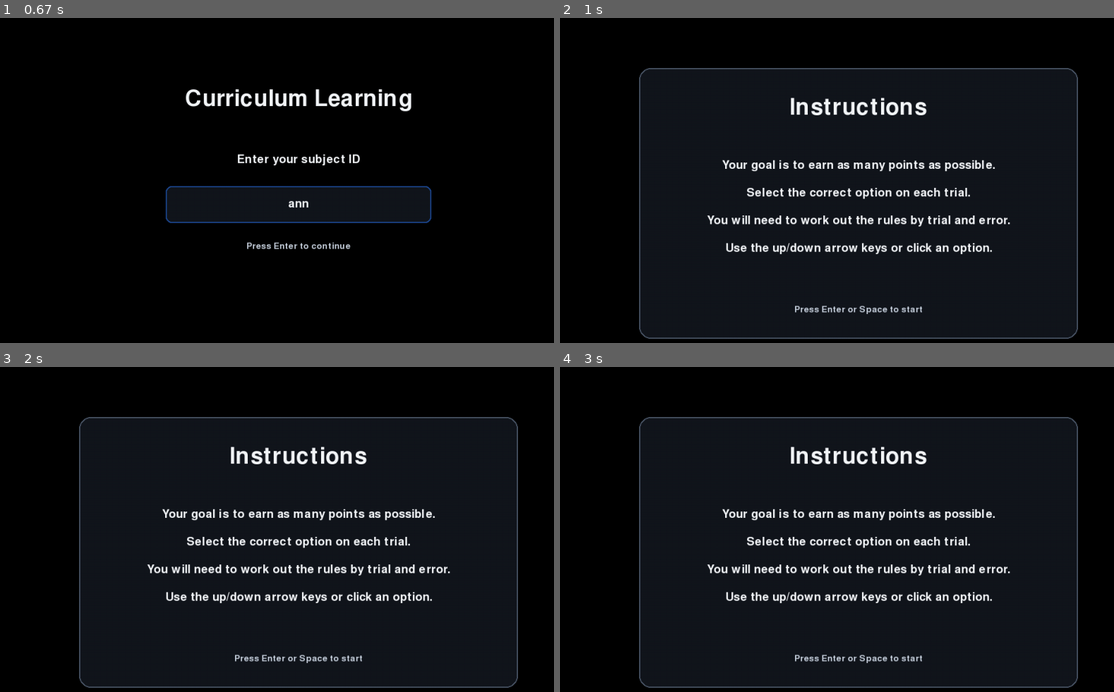
Above: before the commit, frames 1-4 (two rows, left to right).
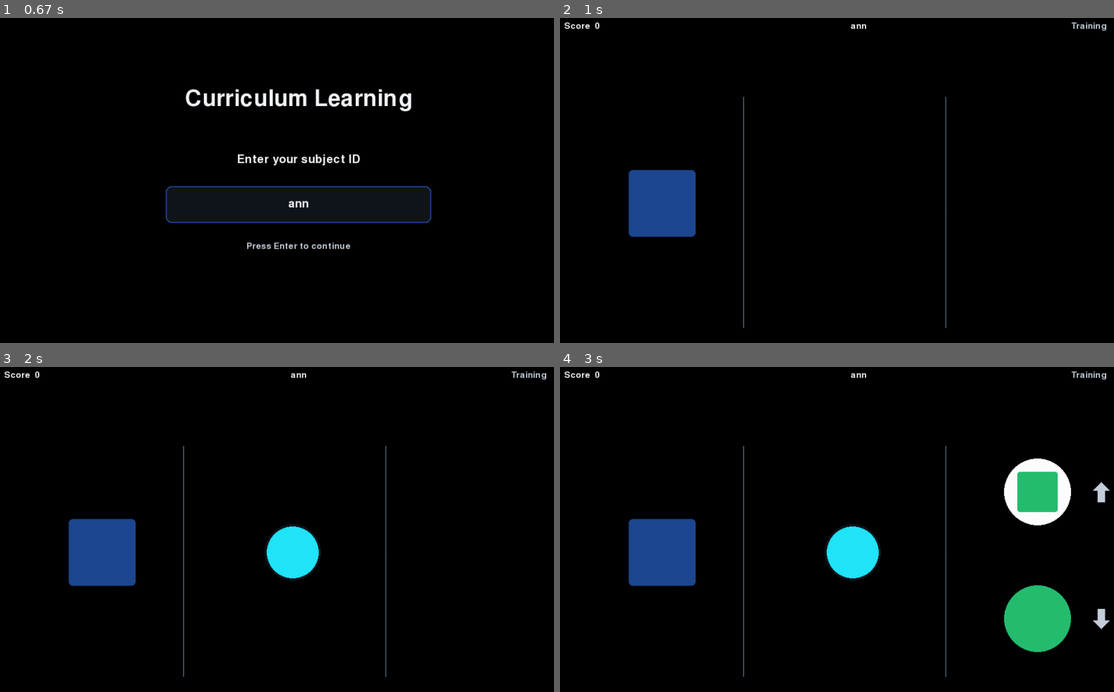
Above: after the commit, the same moments.

Repository: CarlLindersson/curriculum-learning
Game: pygame game, started from scripts/curriculum_pygame.py
Same seed, same stepped clock (60 frames per second), same inputs: the game is played once before the commit and once after it.
Inputs (mouse positions are in pixels of both pictures, inside the frame that each line leads up to):
- Up to frame 1 (0.67 s): type "ann" at 0.33 s
- Up to frame 2 (1 s): tap Enter at 0.67 s; click (859, 294) at 0.93 s, where only the run after the commit has a clickable "Start"
- Up to frame 3 (2 s): no input
- Up to frame 4 (3 s): no input

Frame 1 is identical in both runs. In frame 2, 66% of the frame differs, in the area x 0-99%, y 1-99%; in frame 3, 66%; in frame 4, 66%.

Commit message:
updated instructions

Diff:
--- a/scripts/curriculum_pygame.py
+++ b/scripts/curriculum_pygame.py
@@ -607,11 +607,13 @@
     START_POS = (210, 350)
     OPERATION_POS = (540, 350)
     OPTION_POSITIONS = ((860, 245), (860, 465))
+    FEEDBACK_OPTION_OFFSET = 120
     ALIAS_BUTTON_RECTS = (
         (250, 260, 600, 70),
         (250, 355, 600, 70),
         (250, 450, 600, 70),
     )
+    INSTRUCTION_START_RECT = (430, 480, 240, 60)
     PRIVACY_AGE_RECT = (105, 514, 28, 28)
     PRIVACY_PARTICIPATION_RECT = (105, 558, 28, 28)
     PRIVACY_AGE_HIT_RECT = (95, 506, 620, 42)
@@ -801,8 +803,17 @@
                     self.input_error = ""
             return
 
-        if self.screen is Screen.INSTRUCTIONS and event.type == pygame.KEYDOWN:
-            if event.key in (pygame.K_RETURN, pygame.K_SPACE):
+        if self.screen is Screen.INSTRUCTIONS:
+            if event.type == pygame.KEYDOWN and event.key in (
+                pygame.K_RETURN,
+                pygame.K_SPACE,
+            ):
+                self._begin_game(now)
+            elif (
+                event.type == pygame.MOUSEBUTTONDOWN
+                and event.button == 1
+                and pygame.Rect(*self.INSTRUCTION_START_RECT).collidepoint(event.pos)
+            ):
                 self._begin_game(now)
             return
 
@@ -1289,13 +1300,32 @@
         _centred_text(surface, fonts["title"], "Instructions", self.TEXT, 185)
         lines = (
             "Your goal is to earn as many points as possible.",
-            "Select the correct option on each trial.",
+            "The two green symbols are your options on each trial.",
+            "Select the option you think is correct.",
             "You will need to work out the rules by trial and error.",
             "Use the up/down arrow keys or click an option.",
         )
         for index, line in enumerate(lines):
-            _centred_text(surface, fonts["body"], line, self.TEXT, 285 + index * 48)
-        _centred_text(surface, fonts["small"], "Press Enter or Space to start", self.MUTED, 535)
+            _centred_text(surface, fonts["body"], line, self.TEXT, 255 + index * 42)
+
+        start_button = pygame.Rect(*self.INSTRUCTION_START_RECT)
+        pygame.draw.rect(surface, self.START_BLUE, start_button, border_radius=12)
+        pygame.draw.rect(surface, self.TEXT, start_button, width=2, border_radius=12)
+        _text(
+            surface,
+            fonts["heading"],
+            "Start",
+            self.TEXT,
+            start_button.center,
+            anchor="center",
+        )
+        _centred_text(
+            surface,
+            fonts["small"],
+            "Or press Enter or Space",
+            self.MUTED,
+            560,
+        )
 
     def _draw_trial_screen(
         self,
@@ -1385,12 +1415,24 @@
         if self.trial_phase is TrialPhase.FEEDBACK and show_feedback:
             feedback = "+1" if self.last_response_correct else "0"
             colour = self.SUCCESS if self.last_response_correct else self.ERROR
+            if self.selected_option is not None:
+                chosen_centre = self.OPTION_POSITIONS[self.selected_option]
+            else:
+                chosen_centre = (
+                    self.OPTION_POSITIONS[0][0],
+                    sum(position[1] for position in self.OPTION_POSITIONS)
+                    // len(self.OPTION_POSITIONS),
+                )
+            feedback_position = (
+                chosen_centre[0] - self.FEEDBACK_OPTION_OFFSET,
+                chosen_centre[1],
+            )
             _text(
                 surface,
                 fonts["feedback"],
                 feedback,
                 colour,
-                (self.OPERATION_POS[0], 215),
+                feedback_position,
                 anchor="center",
             )
             if self.timed_out:
